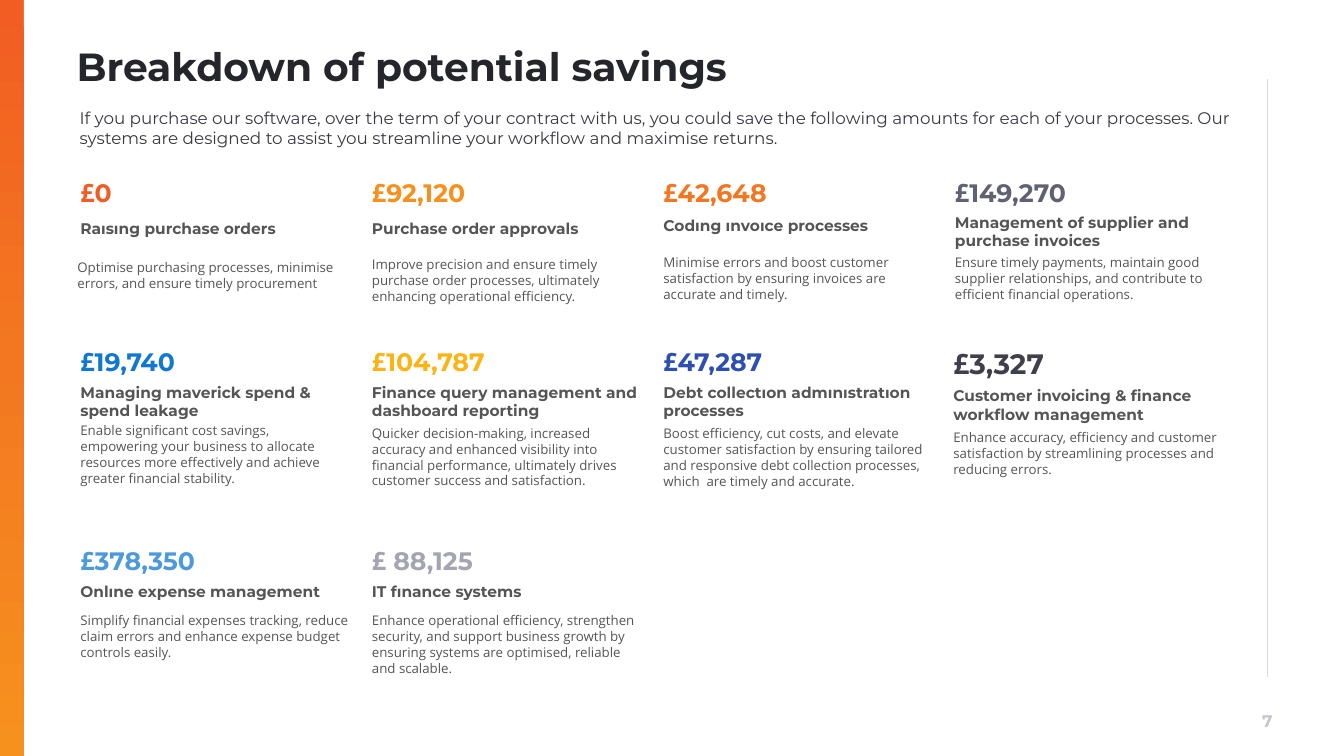
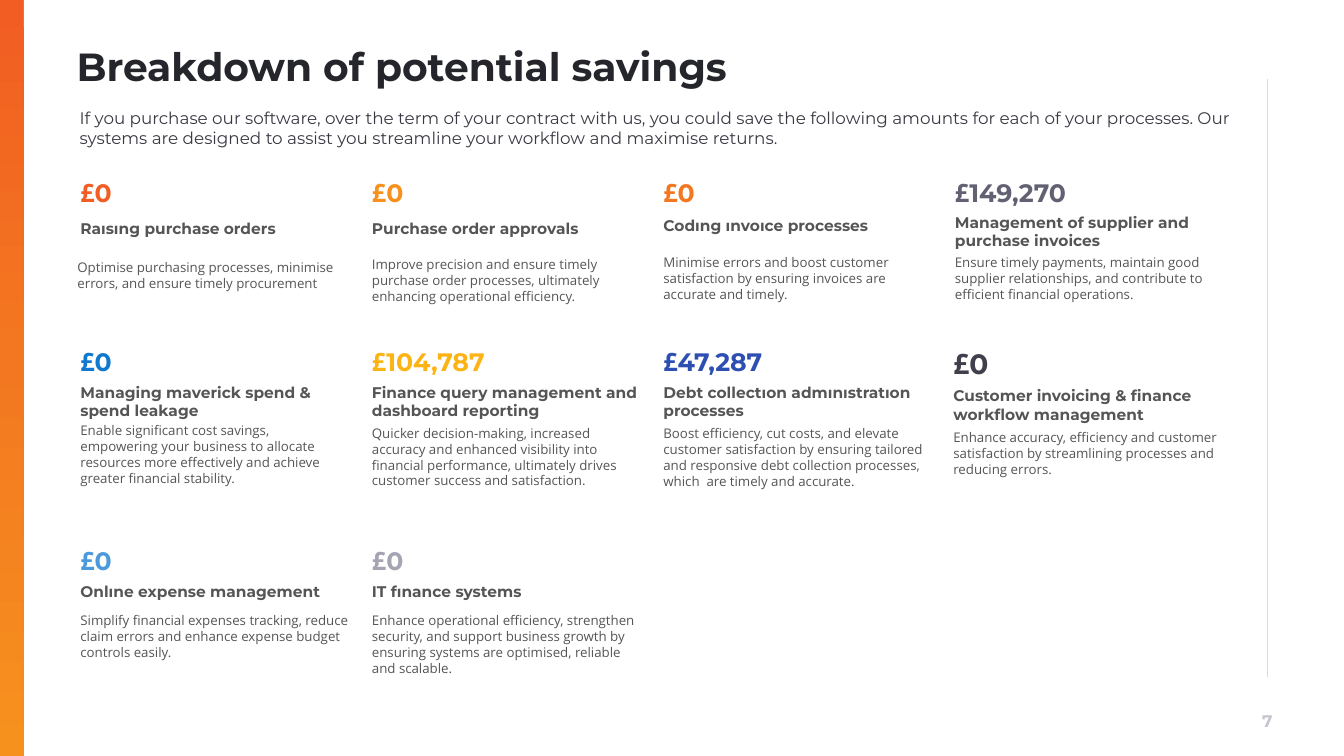
Before and after one commit to muratozdemirpiblo/ppt-api, a slide deck: slide 7 of output.pptx. Drawn at 1344x756 pixels with LibreOffice and Linux fonts; fonts in the diff are those of the drawing; background and template pictures are left out. Boxes give left, top, right and bottom in pixels: in the first picture for what was removed or moved away, otherwise in the second. Text is boxed around its words. In the diff, an @@ line names an element or a change of style, - is before the commit and + after.

```diff
--- a/output.pptx
+++ b/output.pptx
@@ text at (372, 183, 403, 203): text changed; font Montserrat to Open Sans @@
-£92,120
+£0
@@ text at (663, 183, 694, 203): text changed; font Montserrat to Open Sans @@
-£42,648
+£0
@@ text at (80, 352, 111, 372): text changed; font Montserrat to Open Sans @@
-£19,740
+£0
@@ text at (953, 353, 988, 375): text changed; font Montserrat to Open Sans @@
-£3,327
+£0
@@ text at (80, 552, 111, 571): text changed; font Montserrat to Open Sans @@
-£378,350
+£0
@@ text at (372, 552, 403, 570): text changed; font Montserrat to Open Sans @@
-£ 88,125
+£0
```
Also in this commit, not shown: 7 other slides changed, 1 other file.
